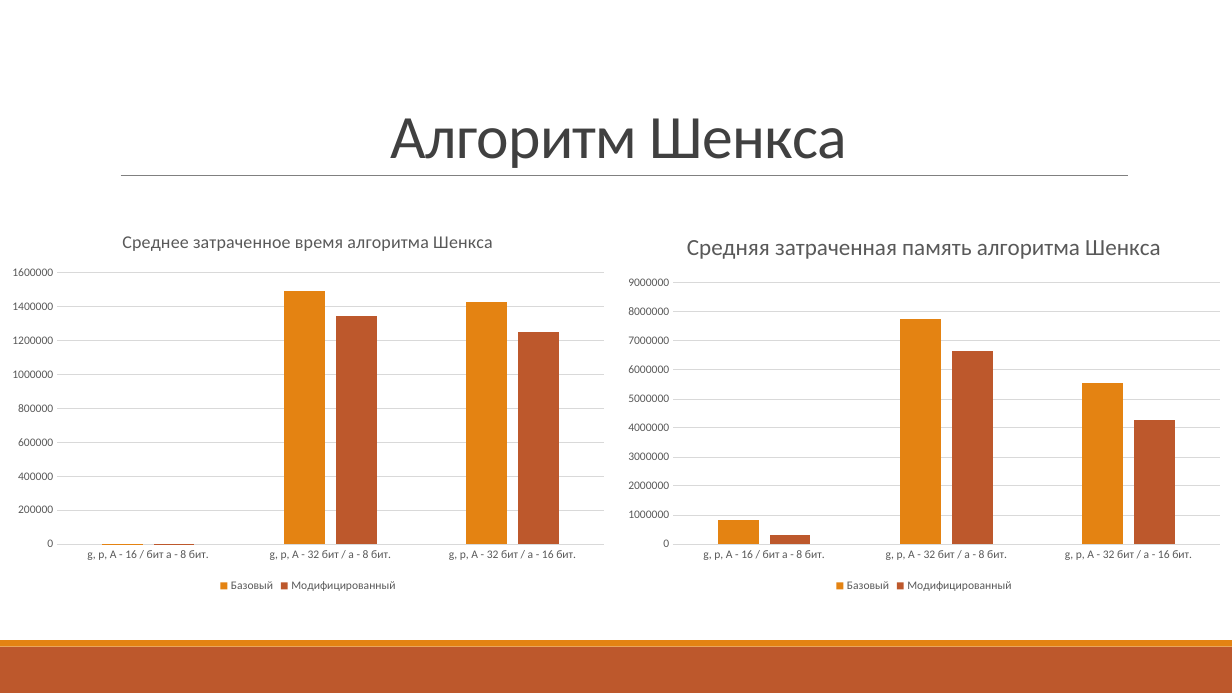
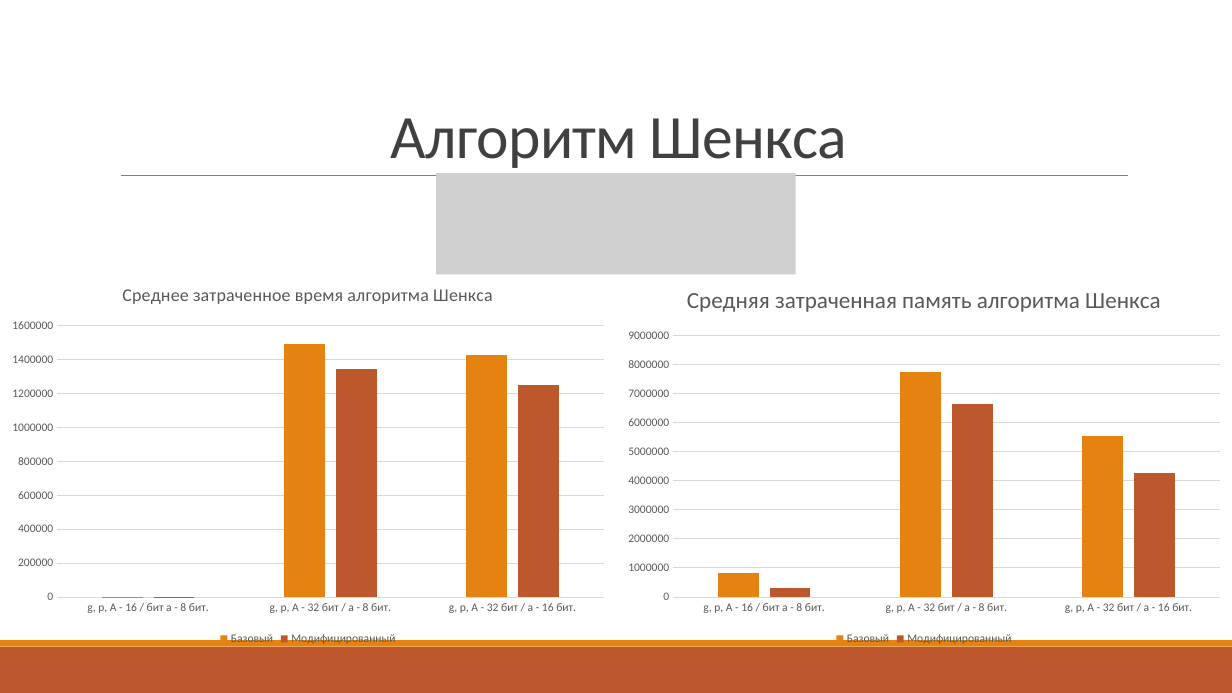
Before and after one commit to VitasVital/Bachelor_course, a slide deck: slide 7 of Maga4Sem/ВКР/Защита ВКР/Для сдачи ВКР/Гусев В.Е. 09-335 ВКР магистерская работа.pptx. Drawn at 1232x693 pixels with LibreOffice and Linux fonts; fonts in the diff are those of the drawing; grey boxes stand for pictures. Boxes give left, top, right and bottom in pixels: in the first picture for what was removed or moved away, otherwise in the second. Text is boxed around its words. In the diff, an @@ line names an element or a change of style, - is before the commit and + after.

```diff
--- a/Maga4Sem/ВКР/Защита ВКР/Для сдачи ВКР/Гусев В.Е. 09-335 ВКР магистерская работа.pptx
+++ b/Maga4Sem/ВКР/Защита ВКР/Для сдачи ВКР/Гусев В.Е. 09-335 ВКР магистерская работа.pptx
@@ picture added at box(436, 173, 796, 274) @@
@@ column chart: place and size @@
-column chart at box(0, 214, 616, 597)
+column chart at box(0, 267, 616, 650)
@@ column chart: place and size @@
-column chart at box(616, 214, 1232, 597)
+column chart at box(616, 267, 1232, 650)
```
Also in this commit, not shown: 5 other slides changed, 2 other files.
